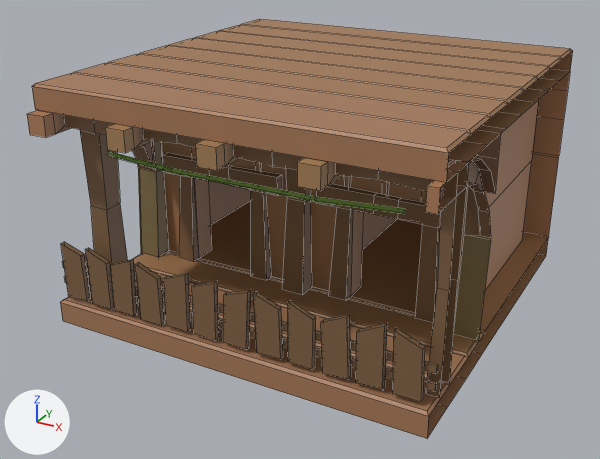
Before and after pictures for a commit that changed the FBX model Assets/3DModels/Buildings/Residential/LivingRooms/Level_01/LivingRooms_Level_01_StraightLeft.fbx.
One viewpoint serves both versions: a camera (50 mm lens) standing at (7.56, -14.82, 8.67) and looking at (-0.21, -0.69, 1.6). Lighting does not change. The marker at lower left points along +X, +Y and +Z. The first picture is the older version. Mesh edges are drawn as thin lines. Where no turn or scale is listed for an object, it has been applied to the vertices.

Script lines for the objects in view, before the commit:
```python
me_cube_060 = bpy.data.meshes.new('Cube.060')
me_cube_060.from_pydata(...)  # 780 vertices, 625 faces; spans x -4.0..4.0, y -4.25..4.0, z 0.0..5.0
me_cube_060.materials.append(mat_palette)  # picture img_palettetexture_png
ob_livingrooms_level_01_straightleft = bpy.data.objects.new('LivingRooms_Level_01_StraightLeft', me_cube_060)
ob_livingrooms_level_01_straightleft.location = (0.0, 0.0, 0.0)
```
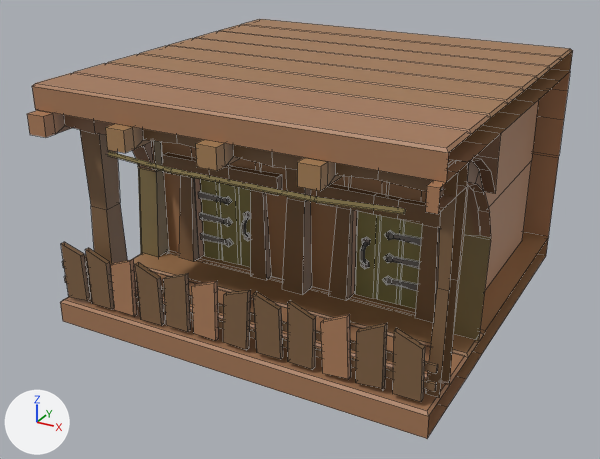
Where the newer file only moved an object's origin or applied its transform, the numbers keep the older frame.

Where the change shows, as pixel boxes (x1, y1, x2, y2) in the pictures (600 x 459 px):
part 1 of me_cube_060, added: after (198, 179, 423, 309)
part 2 of me_cube_060, surface changed: (108, 151, 406, 380) in both

The edits, one by one:
me_cube_060 is used by ob_livingrooms_level_01_straightleft; location (0.0, 0.0, 0.0).
me_cube_060 had 780 vertices, 625 faces and spanned x -4.0..4.0, y -4.25..4.0, z 0.0..5.0.
me_cube_060 now has 1024 vertices, 791 faces and spans x -4.0..4.0, y -4.25..4.0, z 0.0..5.0.
Part 1, on me_cube_060:
122 vertices are added at x -2.65..2.65, y -1.05..-0.65, z 0.5..2.1.
66 new vertices lie (0.0, 0.05, 0.0) away from vertices in x -2.65..2.65, y -0.9, z 0.9..2.1.
40 new vertices lie (0.0, 0.0, 2.0) away from vertices in x -2.65..2.65, y -0.85..-0.65, z 0.5.
16 new vertices lie (0.08, 0.0, 0.0) away from vertices in x -1.44..1.36, y -1.05..-0.9, z 1.25..1.75.
166 new faces join them.
me_cube_060 part 2: 43 kept faces spanning x -3.1..3.1, y -3.9..-3.2, z 0.57..3.65 get new texture (UV) coordinates.
